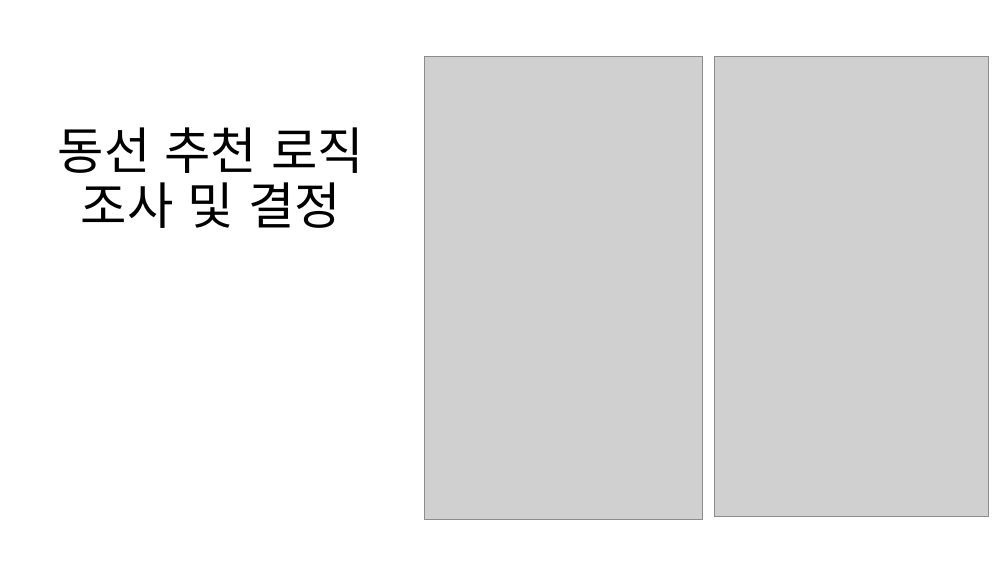
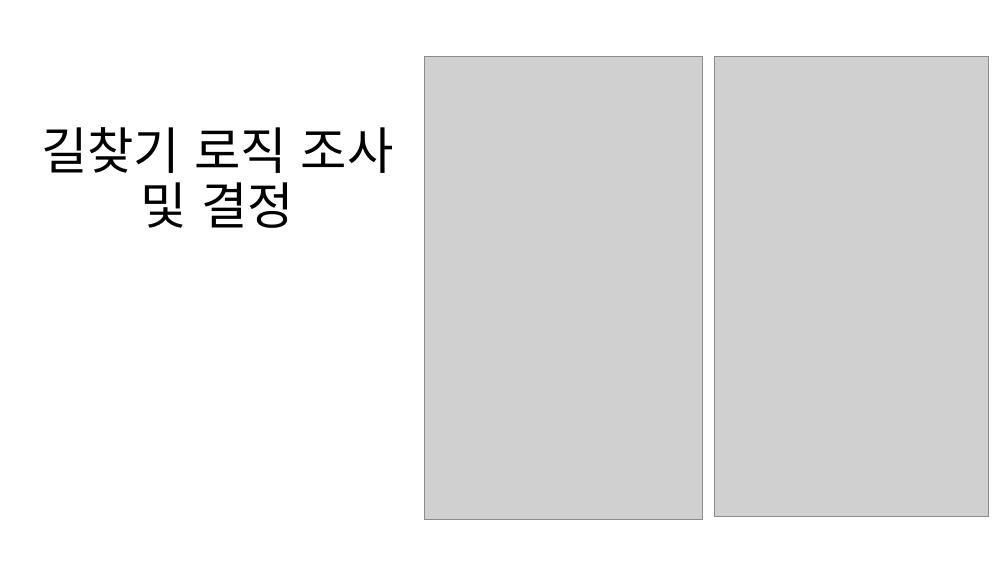
Before and after one commit to majung2/pumasi, a slide deck: slide 24 of 5조_SAD1.0.pptx (slide 21 before the commit). Drawn at 1008x567 pixels with LibreOffice and Linux fonts; fonts in the diff are those of the drawing; grey boxes stand for pictures. Boxes give left, top, right and bottom in pixels: in the first picture for what was removed or moved away, otherwise in the second. Text is boxed around its words. In the diff, an @@ line names an element or a change of style, - is before the commit and + after.

Commit message:
sad update

```diff
--- a/5조_SAD1.0.pptx
+++ b/5조_SAD1.0.pptx
@@ title at [41, 127, 394, 228]: text changed @@
-동선 추천 로직 조사 및 결정
+길찾기 로직 조사 및 결정
```
Also in this commit, not shown: 9 other slides changed, 5 slides added, 3 slides removed.
